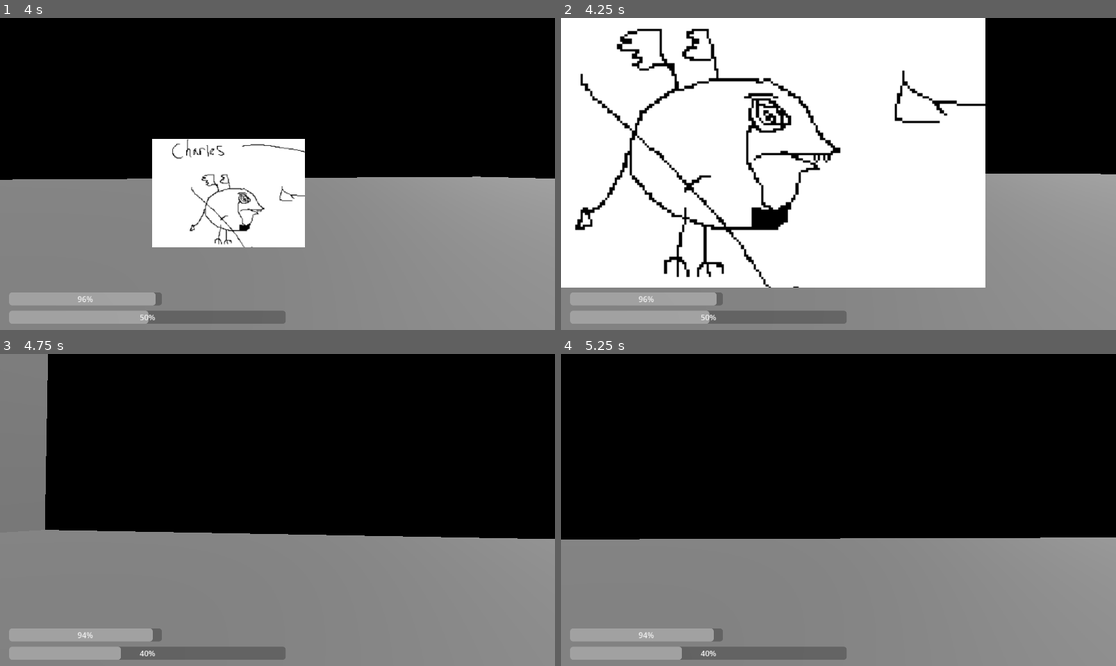
Above: before the commit, frames 1-4 (two rows, left to right).
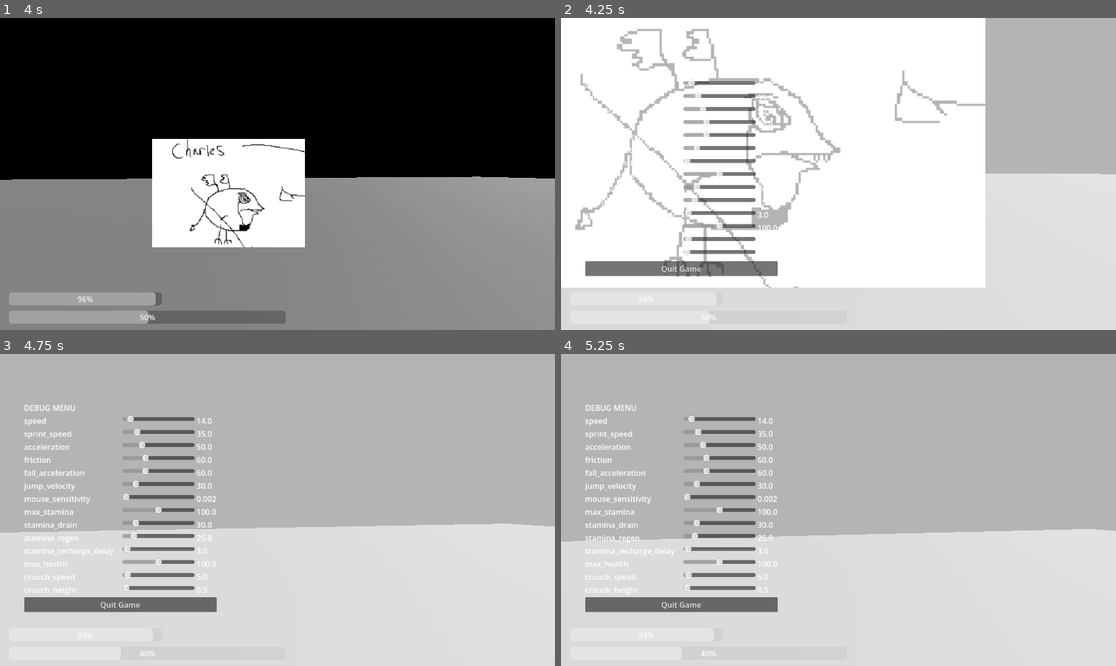
Above: after the commit, the same moments.

Repository: Duckayy/airborne
Game: Godot game, scene res://Player/Test plateform for player.tscn
Same seed, same stepped clock (60 frames per second), same inputs: the game is played once before the commit and once after it.
Inputs (mouse positions are in pixels of both pictures, inside the frame that each line leads up to):
- Up to frame 1 (4 s): tap Enter at 0.5 s; move the mouse to (305, 174) at 0.52 s; hold W (Move Forward) from 0.53 s (still down); tap Ctrl (Crouch) at 0.6, 2.1, 3.6 s; click (305, 174) at 0.67 s; tap Space (Jump) at 0.77, 1.52, 3.02, 3.77 s; move the mouse to (249, 174) at 1.27 s; tap Shift (Sprint) at 1.35, 2.85 s; click (249, 174) at 1.42 s; move the mouse to (288, 167) at 2.02 s; click (288, 167) at 2.17 s; move the mouse to (271, 180) at 2.77 s; click (271, 180) at 2.92 s; move the mouse to (316, 177) at 3.52 s; click (316, 177) at 3.67 s
- Up to frame 2 (4.25 s): keep holding W (Move Forward); tap Escape (ui_cancel) at 4.15 s
- Up to frame 3 (4.75 s): keep holding W (Move Forward); move the mouse to (233, 506) at 4.27 s; tap Shift (Sprint) at 4.35 s; click (233, 506) at 4.42 s; tap Space (Jump) at 4.52 s
- Up to frame 4 (5.25 s): keep holding W (Move Forward); move the mouse to (844, 510) at 5.02 s; tap Ctrl (Crouch) at 5.1 s; click (844, 510) at 5.17 s

Frame 1 is identical in both runs. In frame 2, 42% of the frame differs, in the area x 0-100%, y 0-100%; in frame 3, 100%; in frame 4, 100%.

Commit message:
Added debugging menu when clicking esc

Diff:
--- a/airborne/Player/Player.tscn
+++ b/airborne/Player/Player.tscn
@@ -81,3 +81,33 @@
 offset_bottom = 581.0
 theme_override_font_sizes/font_size = 30
 text = "RESTART"
+
+[node name="DebugMenu" type="Control" parent="HUD" unique_id=1130276896]
+process_mode = 3
+layout_mode = 3
+anchors_preset = 15
+anchor_right = 1.0
+anchor_bottom = 1.0
+grow_horizontal = 2
+grow_vertical = 2
+
+[node name="Background" type="ColorRect" parent="HUD/DebugMenu" unique_id=2014461445]
+layout_mode = 1
+anchors_preset = 15
+anchor_right = 1.0
+anchor_bottom = 1.0
+grow_horizontal = 2
+grow_vertical = 2
+color = Color(1, 1, 1, 0.7058824)
+
+[node name="ScrollContainer" type="ScrollContainer" parent="HUD/DebugMenu" unique_id=2084196056]
+process_mode = 3
+layout_mode = 0
+offset_left = 50.0
+offset_top = 100.0
+offset_right = 450.0
+offset_bottom = 600.0
+
+[node name="VBoxContainer" type="VBoxContainer" parent="HUD/DebugMenu/ScrollContainer" unique_id=1364587404]
+process_mode = 3
+layout_mode = 2
--- a/airborne/Player/playerV2.gd
+++ b/airborne/Player/playerV2.gd
@@ -21,7 +21,9 @@
 var recharge_timer = 0.0
 var health = max_health
 var is_dead = false
-
+var debug_open = false
+
+@onready var debug_menu = $HUD/DebugMenu
 @onready var head = $Head
 @onready var stamina_bar = $CanvasLayer/StaminaBar
 @onready var hp_bar = $HUD/HPBar
@@ -38,9 +40,17 @@
 	hp_bar.value = health
 	restart_button.pressed.connect(_on_restart)
 	quit_button.pressed.connect(_on_quit)
+	debug_menu.visible = false
+	_build_debug_menu()
 
 func _unhandled_input(event):
+	if event is InputEventKey and event.pressed:
+		if event.is_action("ui_cancel"):
+			_toggle_debug()
+			return
 	if event is InputEventMouseMotion:
+		if debug_open:
+			return
 		rotate_y(-event.relative.x * mouse_sensitivity)
 		head.rotate_x(-event.relative.y * mouse_sensitivity)
 		head.rotation.x = clamp(
@@ -135,3 +145,57 @@
 
 func _on_quit():
 	get_tree().quit()
+
+func _toggle_debug():
+	debug_open = !debug_open
+	debug_menu.visible = debug_open
+	if debug_open:
+		Input.mouse_mode = Input.MOUSE_MODE_VISIBLE
+	else:
+		Input.mouse_mode = Input.MOUSE_MODE_CAPTURED
+
+func _build_debug_menu():
+	var vbox = $HUD/DebugMenu/ScrollContainer/VBoxContainer
+	var title = Label.new()
+	title.text = "DEBUG MENU"
+	vbox.add_child(title)
+	var exports = {
+		"speed": "speed",
+		"sprint_speed": "sprint_speed",
+		"acceleration": "acceleration",
+		"friction": "friction",
+		"fall_acceleration": "fall_acceleration",
+		"jump_velocity": "jump_velocity",
+		"mouse_sensitivity": "mouse_sensitivity",
+		"max_stamina": "max_stamina",
+		"stamina_drain": "stamina_drain",
+		"stamina_regen": "stamina_regen",
+		"stamina_recharge_delay": "stamina_recharge_delay",
+		"max_health": "max_health",
+		"crouch_speed": "crouch_speed",
+		"crouch_height": "crouch_height",
+	}
+	for label_text in exports:
+		var prop = exports[label_text]
+		var row = HBoxContainer.new()
+		var lbl = Label.new()
+		lbl.text = label_text
+		lbl.custom_minimum_size.x = 200
+		row.add_child(lbl)
+		var slider = HSlider.new()
+		slider.min_value = 0
+		slider.max_value = 200
+		slider.value = get(prop)
+		slider.custom_minimum_size.x = 150
+		slider.value_changed.connect(func(val): set(prop, val))
+		row.add_child(slider)
+		var val_label = Label.new()
+		val_label.text = str(get(prop))
+		slider.value_changed.connect(func(val): val_label.text = str(snappedf(val, 0.01)))
+		row.add_child(val_label)
+
+		vbox.add_child(row)
+	var quit_btn = Button.new()
+	quit_btn.text = "Quit Game"
+	quit_btn.pressed.connect(get_tree().quit)
+	vbox.add_child(quit_btn)
